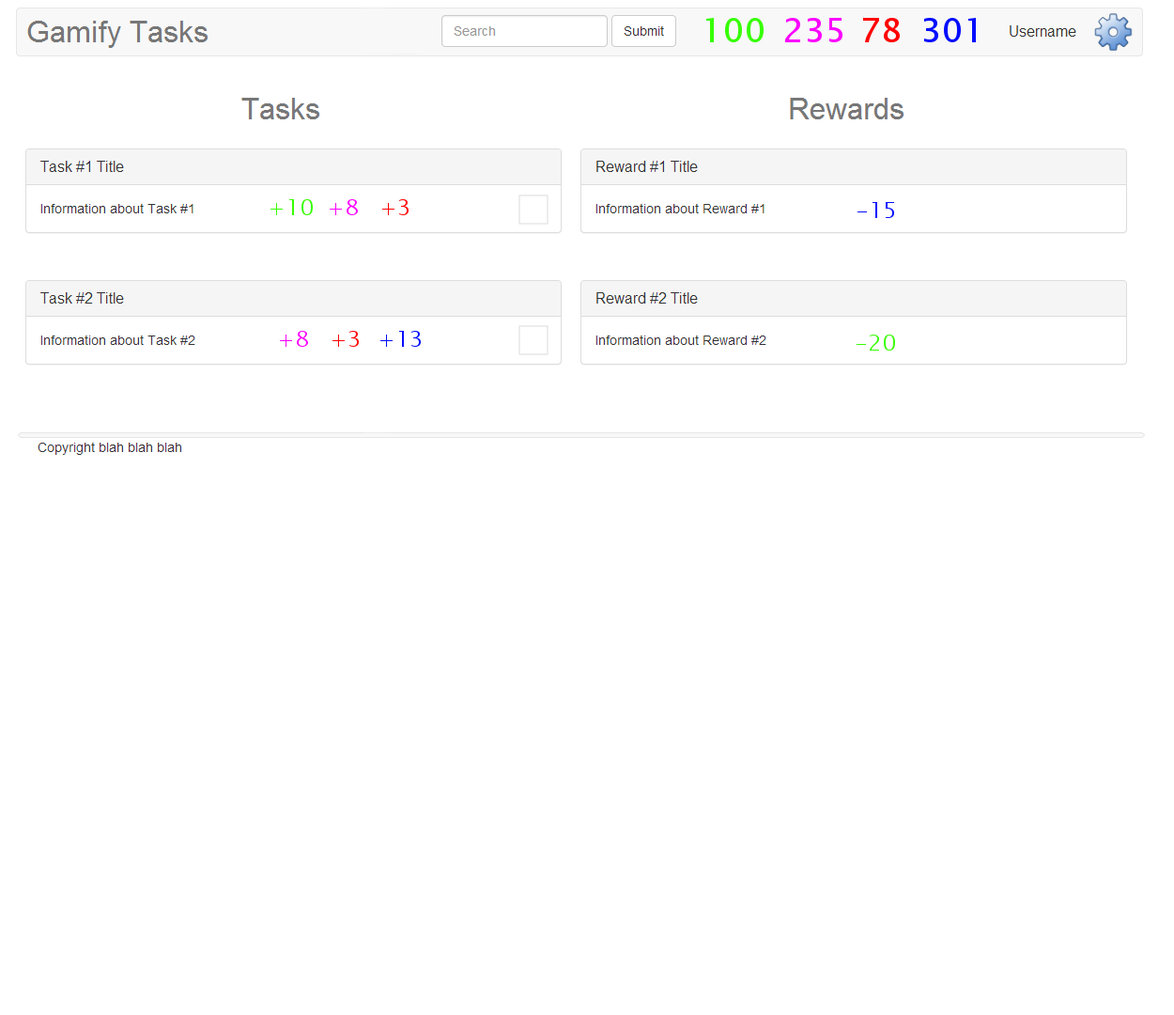
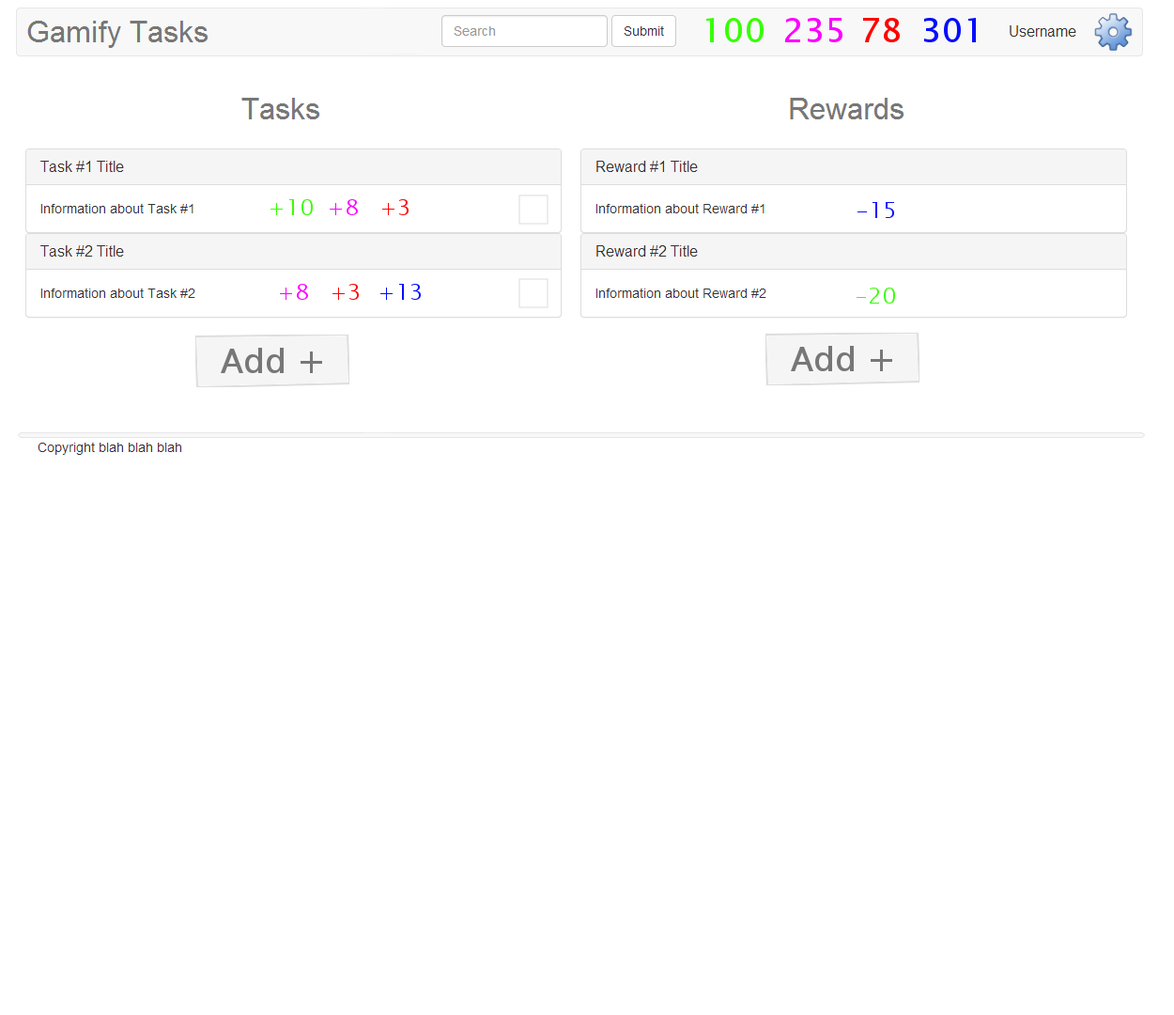
Before/after of a (1174, 1015) layered artwork. What changed in the layer stack:
added layer "Floated Layer #1" above "Floated Layer" over (x1=580, y1=232, x2=1128, y2=319)
added layer "Floated Layer" above "Layer" over (x1=25, y1=232, x2=562, y2=319)
removed layer "Content Scores" over (x1=270, y1=232, x2=896, y2=351)
painted on "Content" over (x1=25, y1=232, x2=1128, y2=388)
